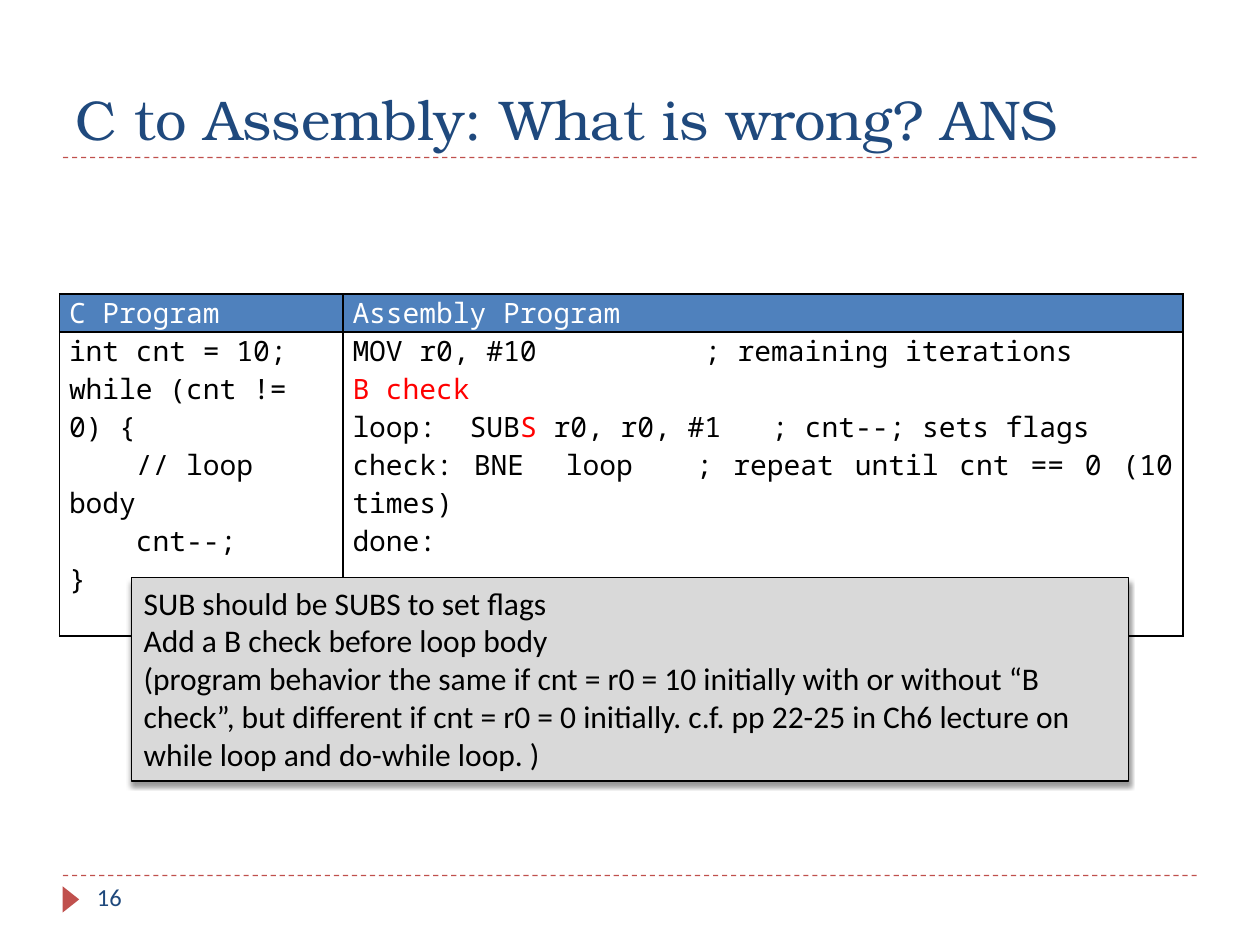
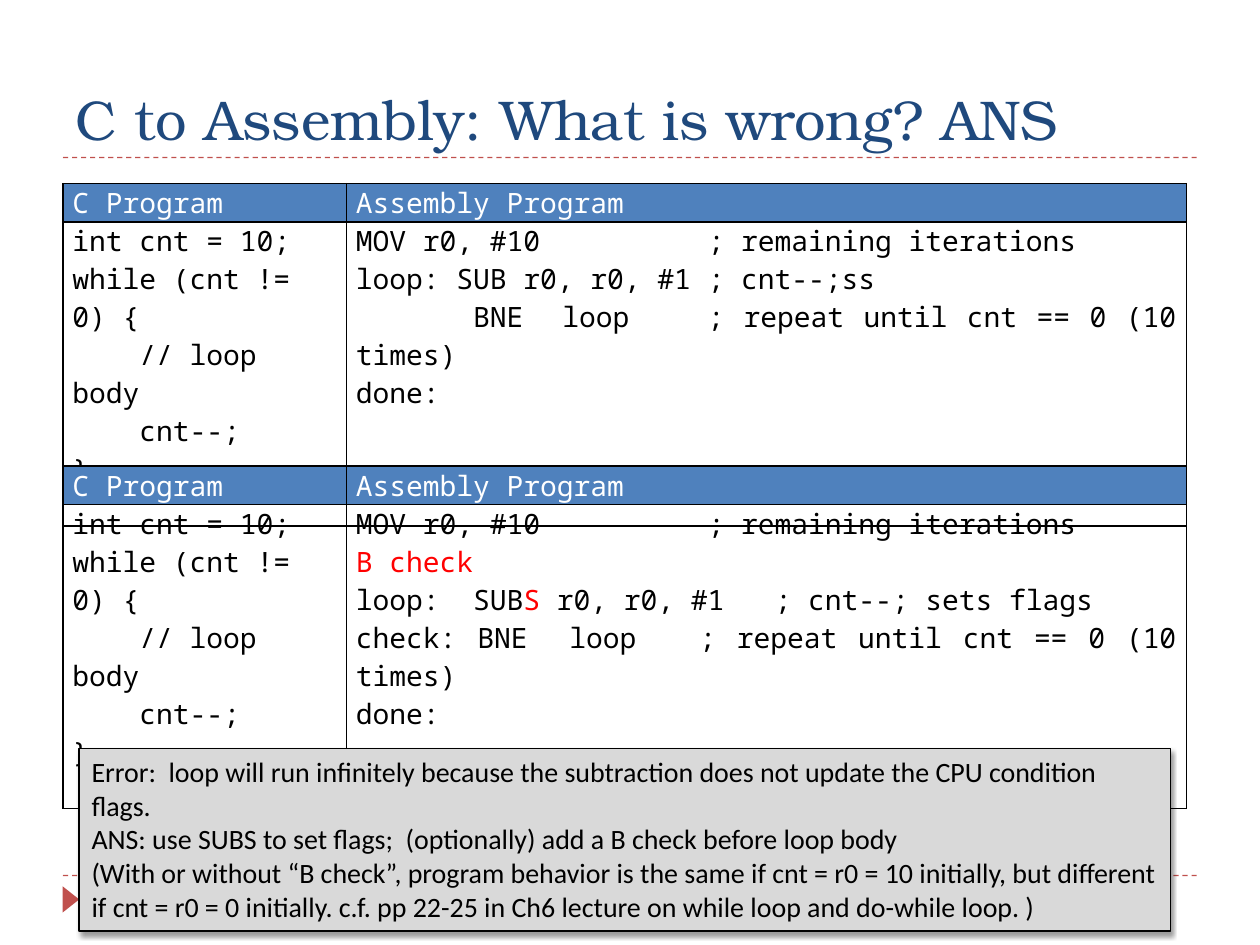
Before and after one commit to guhofstra/CSC111Sp26, a slide deck: slide 16 of PPTs/Ch6_ARM_Control_Flow_Exercises_ANS.pptx. Drawn at 1260x945 pixels with LibreOffice and Linux fonts; fonts in the diff are those of the drawing. Boxes give left, top, right and bottom in pixels: in the first picture for what was removed or moved away, otherwise in the second. Text is boxed around its words. In the diff, an @@ line names an element or a change of style, - is before the commit and + after.

```diff
--- a/PPTs/Ch6_ARM_Control_Flow_Exercises_ANS.pptx
+++ b/PPTs/Ch6_ARM_Control_Flow_Exercises_ANS.pptx
@@ table at [63, 184, 1187, 452] @@
-row 2, column 2: MOV r0, #10 ; remaining iterations / B check / loop: SUBS r0, r0, #1 ; cnt--; sets flags / check: BNE loop ; repeat until cnt == 0 (10 times) / done:
+row 2, column 2: MOV r0, #10 ; remaining iterations / loop: SUB r0, r0, #1 ; cnt--;ss / BNE loop ; repeat until cnt == 0 (10 times) / done:
@@ table: place and size @@
-table at [59, 294, 1183, 562]
+table at [63, 184, 1187, 452]
@@ table added at [63, 466, 1187, 735], 2 rows, 2 columns @@
+C Program | Assembly Program
+int cnt = 10; / while (cnt != 0) { / // loop body / cnt--; / } | MOV r0, #10 ; remaining iterations / B check / loop: SUBS r0, r0, #1 ; cnt--; sets flags / check: BNE loop ; repeat until cnt == 0 (10 times) / done:
@@ rectangle "Error: loop will run infinitely ...": place and size @@
-rectangle "Error: loop will run infinitely ..." at [131, 577, 1129, 781]
+rectangle "Error: loop will run infinitely ..." at [79, 748, 1171, 931]
@@ text in rectangle at [92, 762, 1154, 922]: text changed; size 18 to 16 pt @@
-SUB should be SUBS to set flags
-Add a B check before loop body
-(program behavior the same if cnt = r0 = 10 initially with or without “B check”, but different if cnt = r0 = 0 initially. c.f. pp 22-25 in Ch6 lecture on while loop and do-while loop. )
+Error: loop will run infinitely because the subtraction does not update the CPU condition flags.
+ANS: use SUBS to set flags; (optionally) add a B check before loop body
+(With or without “B check”, program behavior is the same if cnt = r0 = 10 initially, but different if cnt = r0 = 0 initially. c.f. pp 22-25 in Ch6 lecture on while loop and do-while loop. )
@@ page number removed at [97, 889, 122, 906] @@
-16
```
Also in this commit, not shown: 3 other slides changed, 1 other file.
